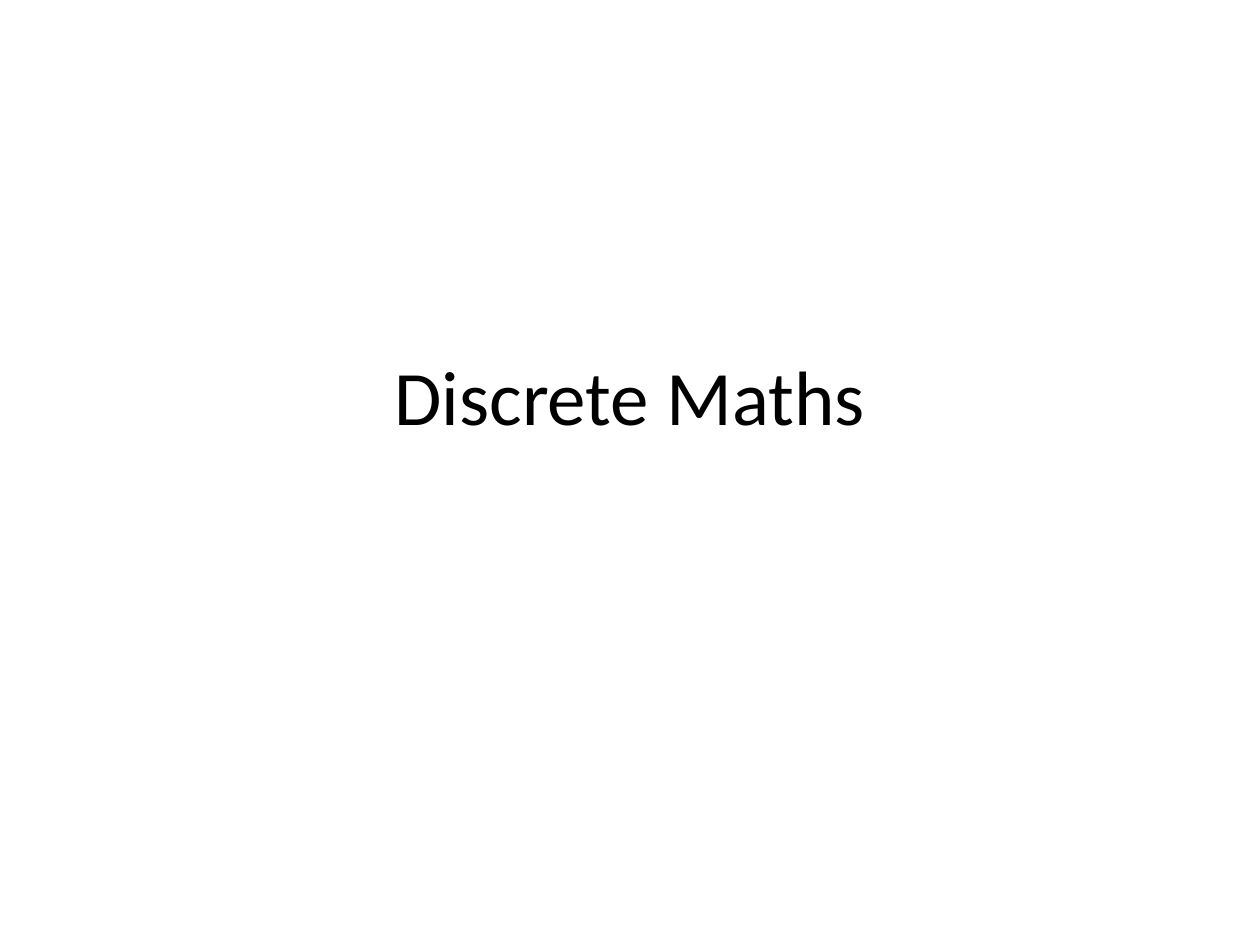
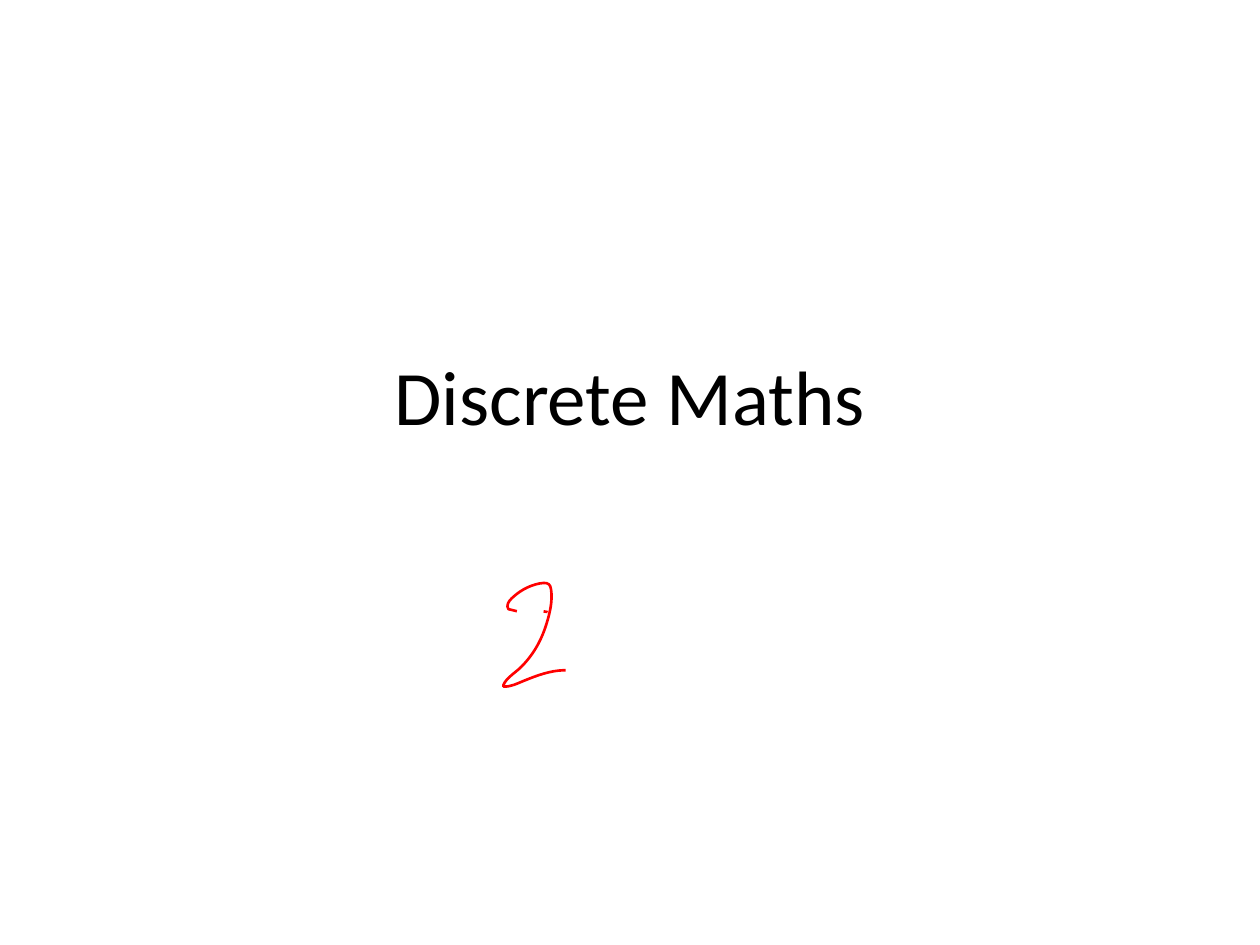
Before and after one commit to ProfJigarPandya/my-content, a slide deck: slide 1 of DiscreteMaths/Lect20.pptx. Drawn at 1260x945 pixels with LibreOffice and Linux fonts; fonts in the diff are those of the drawing. Boxes give left, top, right and bottom in pixels: in the first picture for what was removed or moved away, otherwise in the second. Text is boxed around its words. In the diff, an @@ line names an element or a change of style, - is before the commit and + after.

```diff
--- a/DiscreteMaths/Lect20.pptx
+++ b/DiscreteMaths/Lect20.pptx
@@ freeform shape added at box(486, 547, 548, 612), outline #FF0000 1.5 pt @@
@@ freeform shape added at box(503, 582, 566, 687), outline #FF0000 1.5 pt @@
```
Also in this commit, not shown: 23 other slides changed, 4 slides added, 4 slides removed, 1 other file.
